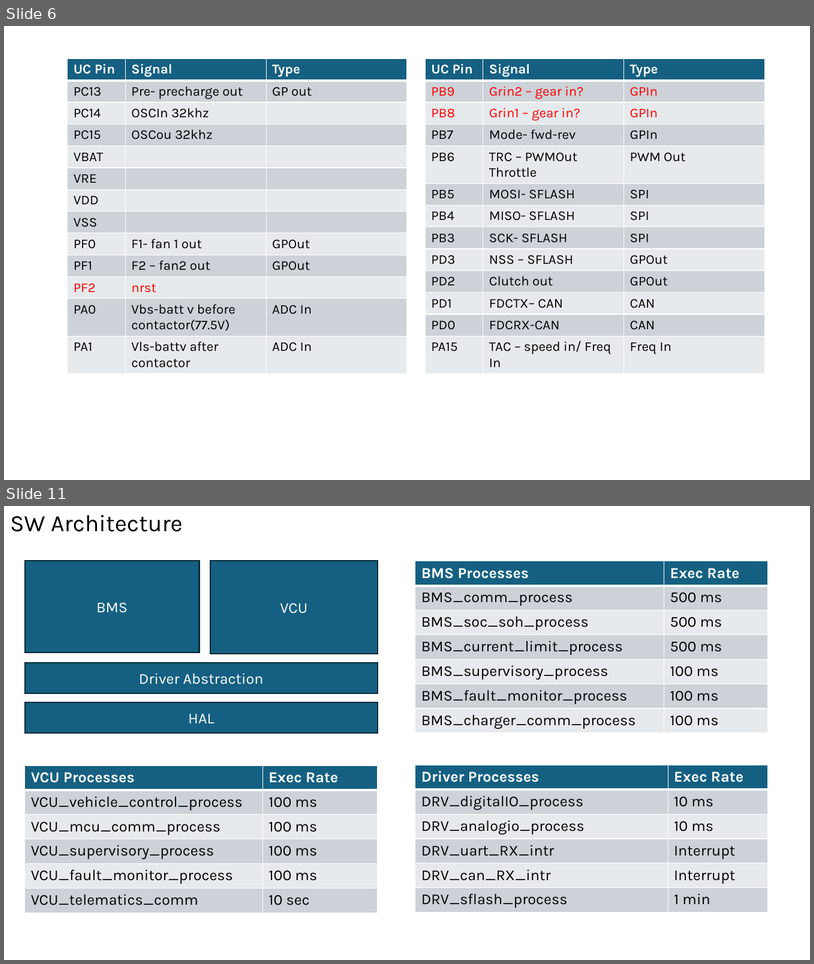
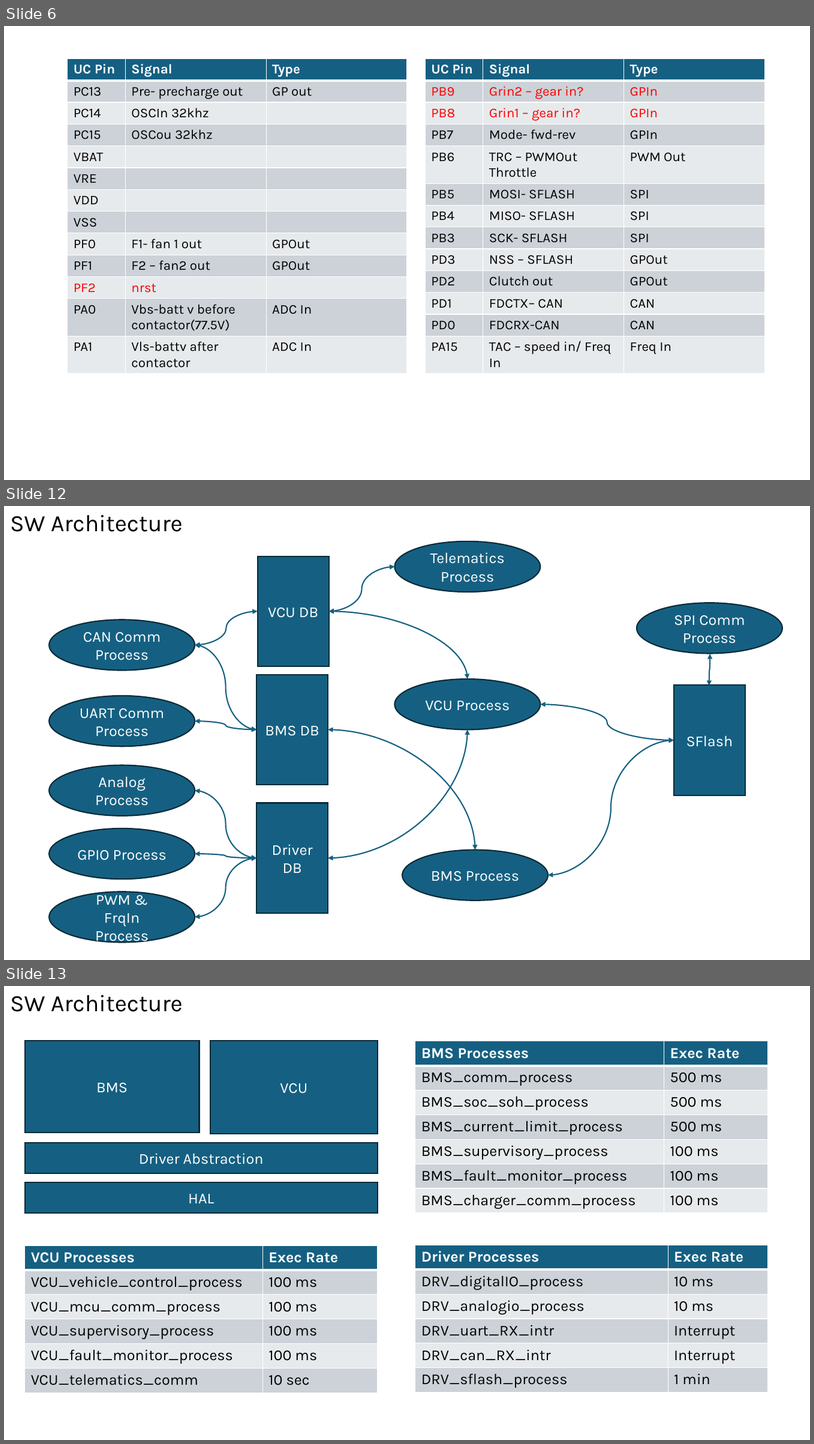
Before and after one commit to grevolserver/Documents, a slide deck: Grevol-VCU.pptx. Shown one above the other, each under a label of ours: slides 6 and 11 before the commit, slides 6, 12 and 13 after it; the slides between them are not shown. The pictures are 814x964 and 814x1444 pixels, drawn with LibreOffice and Linux fonts; fonts in the diff are those of the drawing. Boxes give left, top, right and bottom in pixels: in the first picture for what was removed or moved away, otherwise in the second. Text is boxed around its words. In the diff, an @@ line names an element or a change of style, - is before the commit and + after.

Commit message:
Adding the architecture

```diff
--- a/Grevol-VCU.pptx
+++ b/Grevol-VCU.pptx
@@ slide 12 added at box(4, 506, 810, 960), background #FFFFFF @@
@@ text added at box(10, 515, 183, 532), 28 pt, text #000000 @@
+SW Architecture
@@ ellipse added at box(395, 541, 540, 592), fill #156082, outline #092A39 1.5 pt, 18 pt, text #FFFFFF @@
+Telematics Process
@@ rectangle added at box(257, 556, 329, 666), fill #156082, outline #092A39 1.5 pt, 18 pt, text #FFFFFF @@
+VCU DB
@@ curved double arrow added from (329, 611) to (395, 567), #156082 1.5 pt @@
@@ curved double arrow added from (195, 645) to (257, 611), #156082 1.5 pt @@
@@ curved double arrow added from (329, 611) to (468, 679), #156082 1.5 pt @@
@@ ellipse added at box(638, 603, 783, 654), fill #156082, outline #092A39 1.5 pt, 18 pt, text #FFFFFF @@
+SPI Comm Process
@@ ellipse added at box(50, 620, 195, 670), fill #156082, outline #092A39 1.5 pt, 18 pt, text #FFFFFF @@
+CAN Comm Process
@@ curved double arrow added from (195, 645) to (257, 729), #156082 1.5 pt @@
@@ curved double arrow added from (711, 654) to (710, 685), #156082 1.5 pt @@
@@ rectangle added at box(257, 674, 328, 784), fill #156082, outline #092A39 1.5 pt, 18 pt, text #FFFFFF @@
+BMS DB
@@ ellipse added at box(395, 679, 540, 730), fill #156082, outline #092A39 1.5 pt, 18 pt, text #FFFFFF @@
+VCU Process
@@ rectangle added at box(674, 685, 746, 795), fill #156082, outline #092A39 1.5 pt, 18 pt, text #FFFFFF @@
+SFlash
@@ ellipse added at box(50, 696, 195, 746), fill #156082, outline #092A39 1.5 pt, 18 pt, text #FFFFFF @@
+UART Comm Process
@@ curved double arrow added from (195, 721) to (257, 729), #156082 1.5 pt @@
@@ curved double arrow added from (540, 705) to (674, 740), #156082 1.5 pt @@
@@ curved double arrow added from (328, 858) to (468, 729), #156082 1.5 pt @@
@@ curved double arrow added from (328, 729) to (475, 850), #156082 1.5 pt @@
@@ curved double arrow added from (548, 875) to (674, 740), #156082 1.5 pt @@
@@ ellipse added at box(50, 765, 195, 816), fill #156082, outline #092A39 1.5 pt, 18 pt, text #FFFFFF @@
+Analog Process
@@ curved double arrow added from (195, 790) to (257, 858), #156082 1.5 pt @@
@@ rectangle added at box(257, 803, 328, 913), fill #156082, outline #092A39 1.5 pt, 18 pt, text #FFFFFF @@
+Driver DB
@@ ellipse added at box(50, 828, 195, 879), fill #156082, outline #092A39 1.5 pt, 18 pt, text #FFFFFF @@
+GPIO Process
@@ curved double arrow added from (195, 917) to (257, 858), #156082 1.5 pt @@
@@ curved double arrow added from (195, 853) to (257, 858), #156082 1.5 pt @@
@@ ellipse added at box(402, 850, 548, 900), fill #156082, outline #092A39 1.5 pt, 18 pt, text #FFFFFF @@
+BMS Process
@@ ellipse added at box(50, 891, 195, 942), fill #156082, outline #092A39 1.5 pt, 18 pt, text #FFFFFF @@
+PWM & FrqIn Process
@@ what was slide 11 is now slide 13 @@
```
Also in this commit, not shown: 4 slides changed, 2 other slides added, 1 slide removed, 1 other file.
